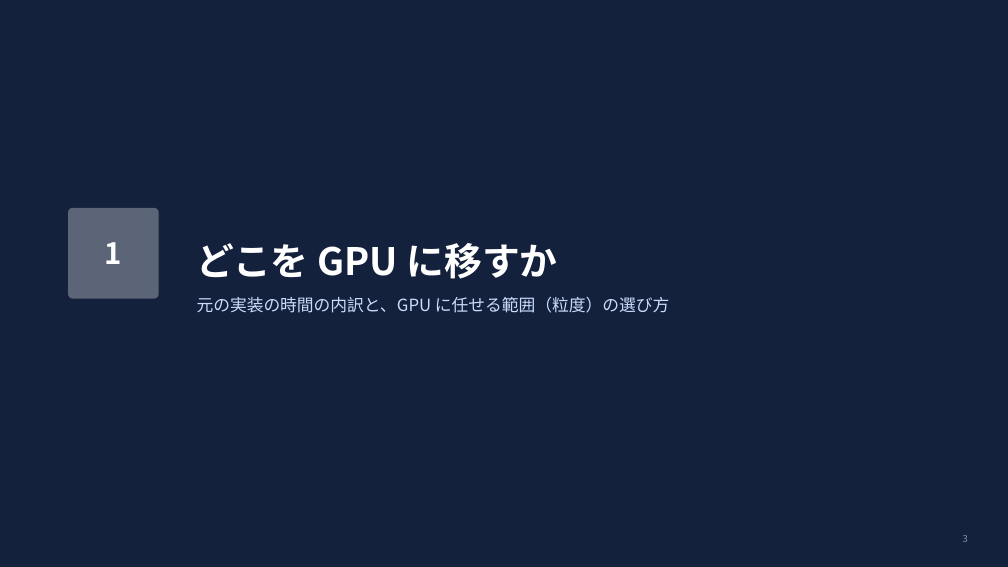
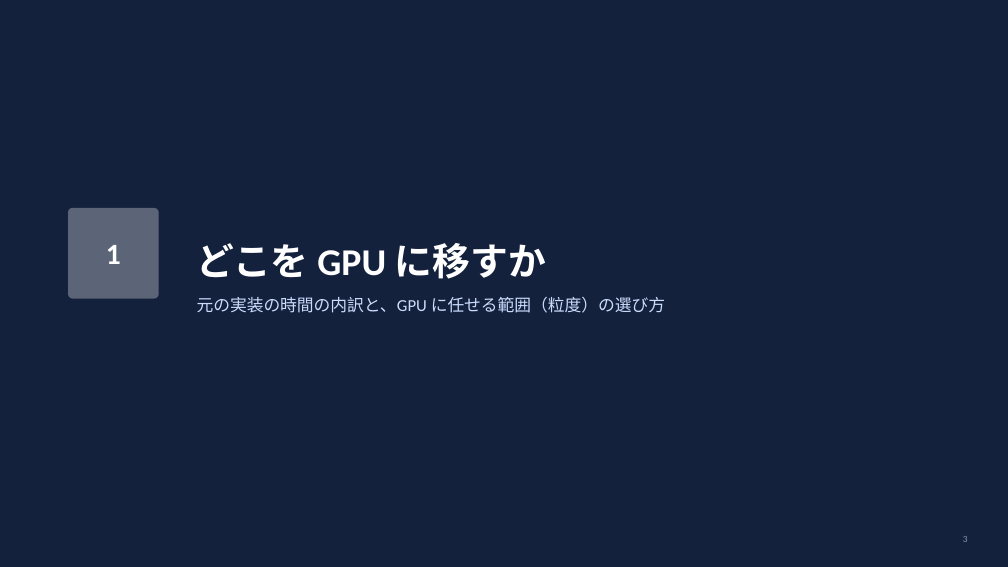
Before and after one commit to inabajsk/mnist, a slide deck: slide 3 of docs/mnist_cuda.pptx. Drawn at 1008x567 pixels with LibreOffice and Linux fonts; fonts in the diff are those of the drawing. Boxes give left, top, right and bottom in pixels: in the first picture for what was removed or moved away, otherwise in the second. Text is boxed around its words. In the diff, an @@ line names an element or a change of style, - is before the commit and + after.

```diff
--- a/docs/mnist_cuda.pptx
+++ b/docs/mnist_cuda.pptx
@@ font Noto Sans CJK JP to Calibri in 3 elements at [197,243,546,279], [197,297,665,313], [68,208,159,299] @@
```
Also in this commit, not shown: 23 other slides changed, 7 other files.
